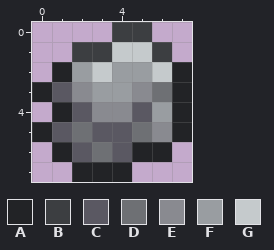
Two versions of one pixel-art sprite, Items/Placeables/BlocksAndWalls/Protolith.png. This is how it looked before the edit.
The file is 16x16 pixels, drawn in blocks of 2x2; one block is one cell here. Colours within 5 levels of each other are drawn and written as one.
Palette (. is transparent): A #222326  B #3c3e41  C #5a5862  D #6e7074  E #898a90  F #999da1  G #c5cacc
New version:
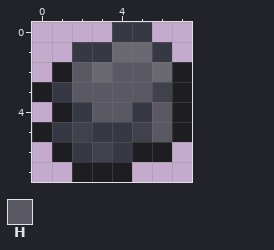
Colours new in this view: H #5a5862
From the commit log: Updated regolith + protolith item sprites
From old to new:
{"colour":"A","old":"#222326","new":"#1e1d21"}
{"colour":"C","old":"#5a5862","new":"#363843"}
{"colour":"D","old":"#6e7074","new":"#41414c"}
{"colour":"G","old":"#c5cacc","new":"#6a6972"}
{"y":0,"x":4,"old":"BB","new":"CC"}
{"y":1,"x":2,"old":"BB","new":"CC"}
{"y":1,"x":6,"old":"B","new":"C"}
{"y":2,"x":2,"old":"F","new":"H"}
{"y":2,"x":4,"old":"FF","new":"HH"}
{"y":3,"x":2,"old":"EFFE","new":"HHHH"}
{"y":4,"x":3,"old":"EE","new":"HH"}
{"y":4,"x":6,"old":"F","new":"H"}
{"y":5,"x":6,"old":"E","new":"H"}
{"label":"changed","picture_box":[32,22,192,182]}
